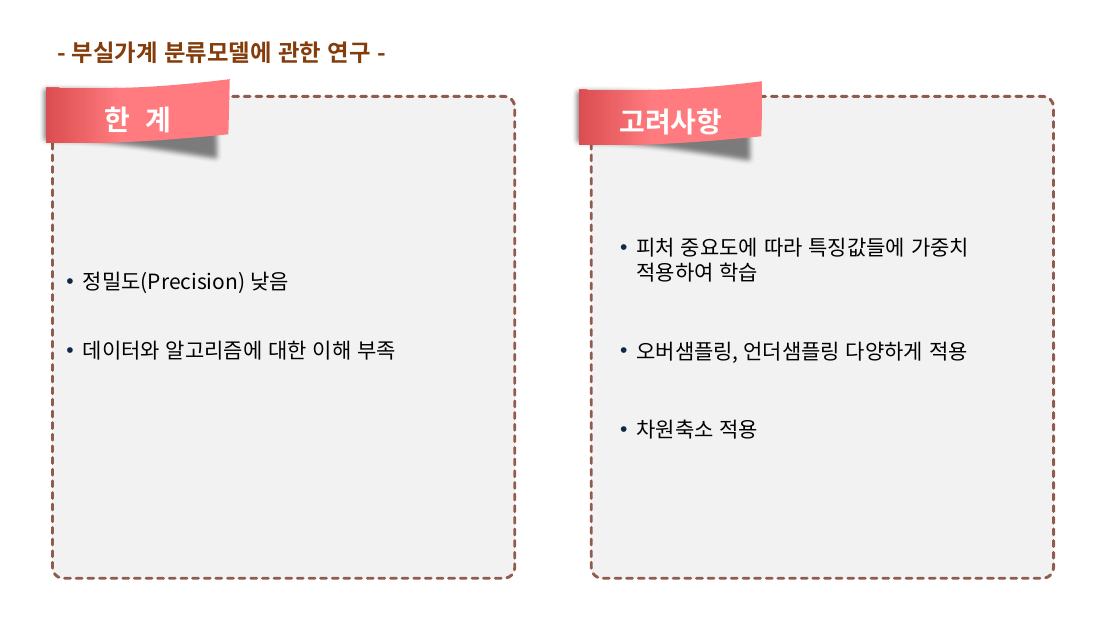
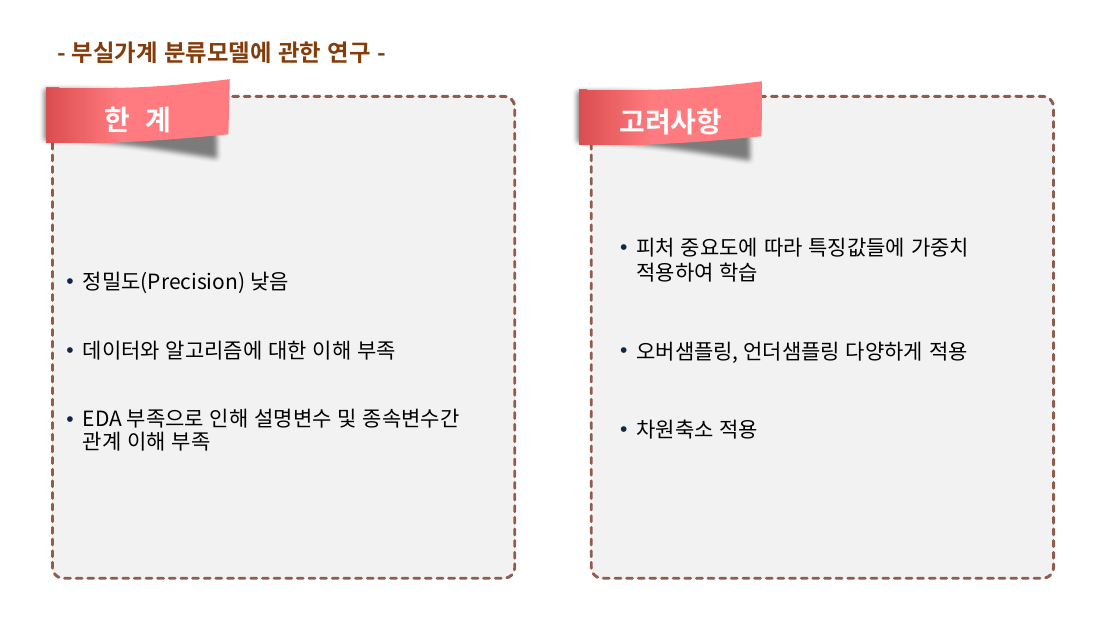
Before and after one commit to dudungE/Competition, a slide deck: slide 19 of ppt/부실가계분류모델에 관한 연구_최종.pptx. Drawn at 1120x630 pixels with LibreOffice and Linux fonts; fonts in the diff are those of the drawing. Boxes give left, top, right and bottom in pixels: in the first picture for what was removed or moved away, otherwise in the second. Text is boxed around its words. In the diff, an @@ line names an element or a change of style, - is before the commit and + after.

```diff
--- a/ppt/부실가계분류모델에 관한 연구_최종.pptx
+++ b/ppt/부실가계분류모델에 관한 연구_최종.pptx
@@ text at (83,408,460,451): paragraph added @@
+• EDA 부족으로 인해 설명변수 및 종속변수간 관계 이해 부족
```
Also in this commit, not shown: 1 other slide changed.
